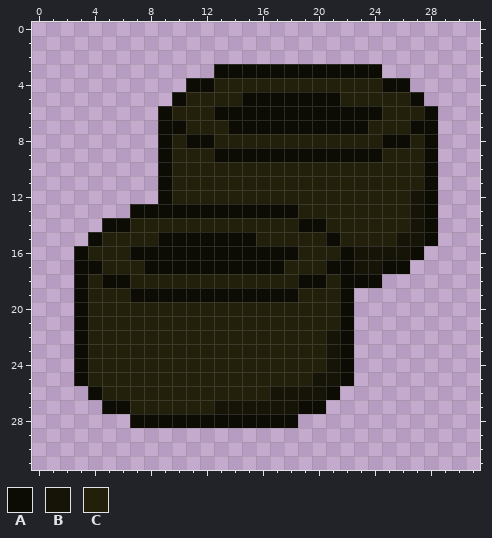
A pixel-art sprite gets an edit: media/textures/Item_Briquette.png. Above, as it was before the edit.
The file is 32x32 pixels. Colours within 5 levels of each other are drawn and written as one.
Palette (. is transparent): A #0c0c04  B #151407  C #22200b
The result:
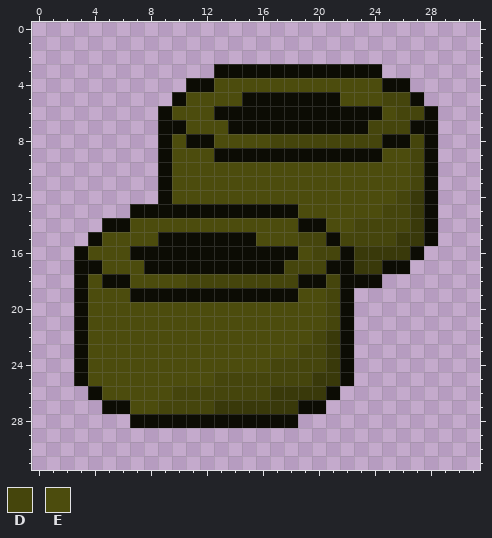
Colours new in this view: D #45450c  E #4c4c0d
Edits made:
Colour B changes from #151407 to #39390a.
Colour C gives way to colour D in row 5 at x 25 to 26; in row 6 at x 26 to 27; in row 7 at x 24 to 26; in row 8 at x 17 to 24 and 27; in rows 9 to 11 at x 27; in row 12 at x 26.
Colour C gives way to colour D in row 13 at x 25 to 26; in row 14 at x 23 to 26; in row 15 at x 19 to 20 and 22 to 25; in row 16 at x 20 to 21; in row 17 at x 18 to 20; in row 18 at x 11 to 18 and 21.
Colour C gives way to colour D in rows 19 to 21 at x 21; in row 22 at x 20; in row 23 at x 19 to 20; in row 24 at x 17 to 20; in row 25 at x 13 to 19; in row 26 at x 10 to 16.
Colour C gives way to colour D in row 27 at x 9 to 12.
Colour C gives way to colour E in row 4 at x 13 to 24; in row 5 at x 11 to 14 and 22 to 24; in row 6 at x 10 to 12 and 25; in row 7 at x 11 to 13; in row 8 at x 10 and 13 to 16; in row 9 at x 10 to 12 and 25 to 26.
Colour C gives way to colour E in rows 10 to 11 at x 10 to 26; in row 12 at x 10 to 25; in row 13 at x 19 to 24; in row 14 at x 7 to 18 and 21 to 22; in row 15 at x 5 to 8 and 16 to 18; in row 16 at x 4 to 6 and 19.
Colour C gives way to colour E in row 17 at x 5 to 7; in row 18 at x 4 and 7 to 10; in row 19 at x 4 to 6 and 19 to 20; in rows 20 to 21 at x 4 to 20; in row 22 at x 4 to 19; in row 23 at x 4 to 18.
Colour C gives way to colour E in row 24 at x 4 to 16; in row 25 at x 4 to 12; in row 26 at x 5 to 9; in row 27 at x 7 to 8.
Boxes around the changes in both pictures, in picture pixels (x1, y1, x2, y2):
changed: (88, 78, 424, 414)
